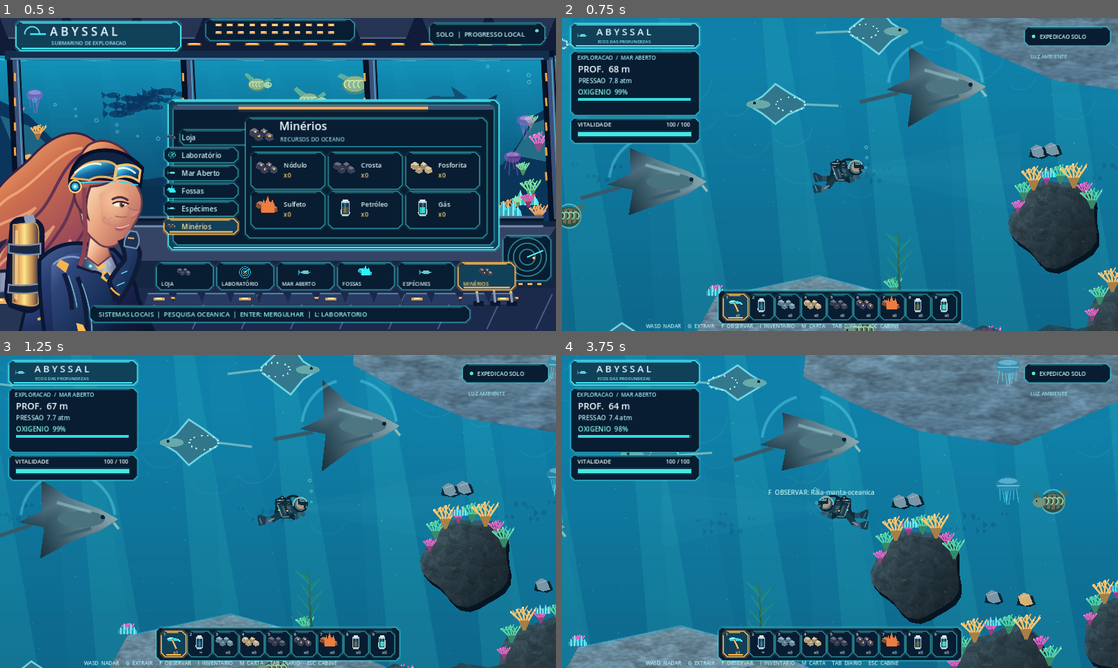
Above: before the commit, frames 1-4 (two rows, left to right).
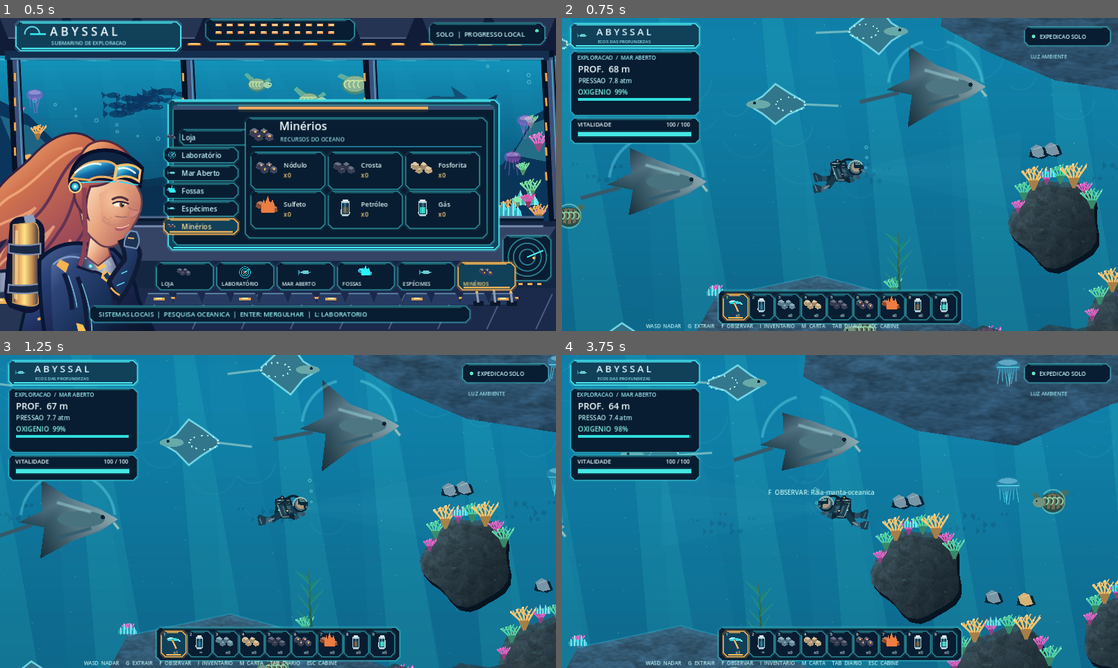
Above: after the commit, the same moments.

Repository: Esaneto/Abyssal
Game: Godot game, scene res://scenes/main.tscn
Same seed, same stepped clock (60 frames per second), same inputs: the game is played once before the commit and once after it.
Inputs (mouse positions are in pixels of both pictures, inside the frame that each line leads up to):
- Up to frame 1 (0.5 s): no input
- Up to frame 2 (0.75 s): tap Enter at 0.5 s; move the mouse to (962, 158) at 0.52 s; hold D (move_right) from 0.53 s (still down); hold G (extract) from 0.53 s (still down); click (962, 158) at 0.67 s
- Up to frame 3 (1.25 s): keep holding D (move_right); keep holding G (extract); tap Space at 0.77, 1.07 s
- Up to frame 4 (3.75 s): release D (move_right) at 1.25 s; release G (extract) at 1.25 s; drag from (728, 527) to (812, 574) at 1.27 s; move the mouse to (895, 442) at 2.02 s; hold D (move_right) 2.03-2.75 s; tap 1 at 2.1 s; drag from (812, 574) to (673, 464) at 2.77 s; move the mouse to (1006, 558) at 3.52 s; hold A (move_left) from 3.53 s (still down); tap R at 3.6 s

Frame 1 is identical in both runs. In frame 2, 5.5% of the frame differs, in the area x 24-100%, y 0-100%; in frame 3, 7.0%; in frame 4, 14%, in the area x 0-100%, y 0-100%.

Commit message:
art(godot): restore deep-blue rock materials instead of pale gray slabs

Diff:
--- a/godot-client/scripts/native_reef_art.gd
+++ b/godot-client/scripts/native_reef_art.gd
@@ -71,7 +71,7 @@
 	var palette := PackedColorArray()
 	for vertex in points:
 		var t := clampf((bounds.end.y-vertex.y)/maxf(1.0,bounds.size.y),0.0,1.0)
-		palette.append(Color("#527b9b").lerp(Color("#aed0d4"),clampf(0.18+t*0.51+light*0.25,0.0,0.88)))
+		palette.append(Color("#294f70").lerp(Color("#5b91a7"),clampf(0.18+t*0.46+light*0.19,0.0,0.78)))
 	var uvs := PackedVector2Array()
 	for vertex in points:
 		uvs.append((vertex-bounds.position)/Vector2(maxf(1,bounds.size.x),maxf(1,bounds.size.y)))
